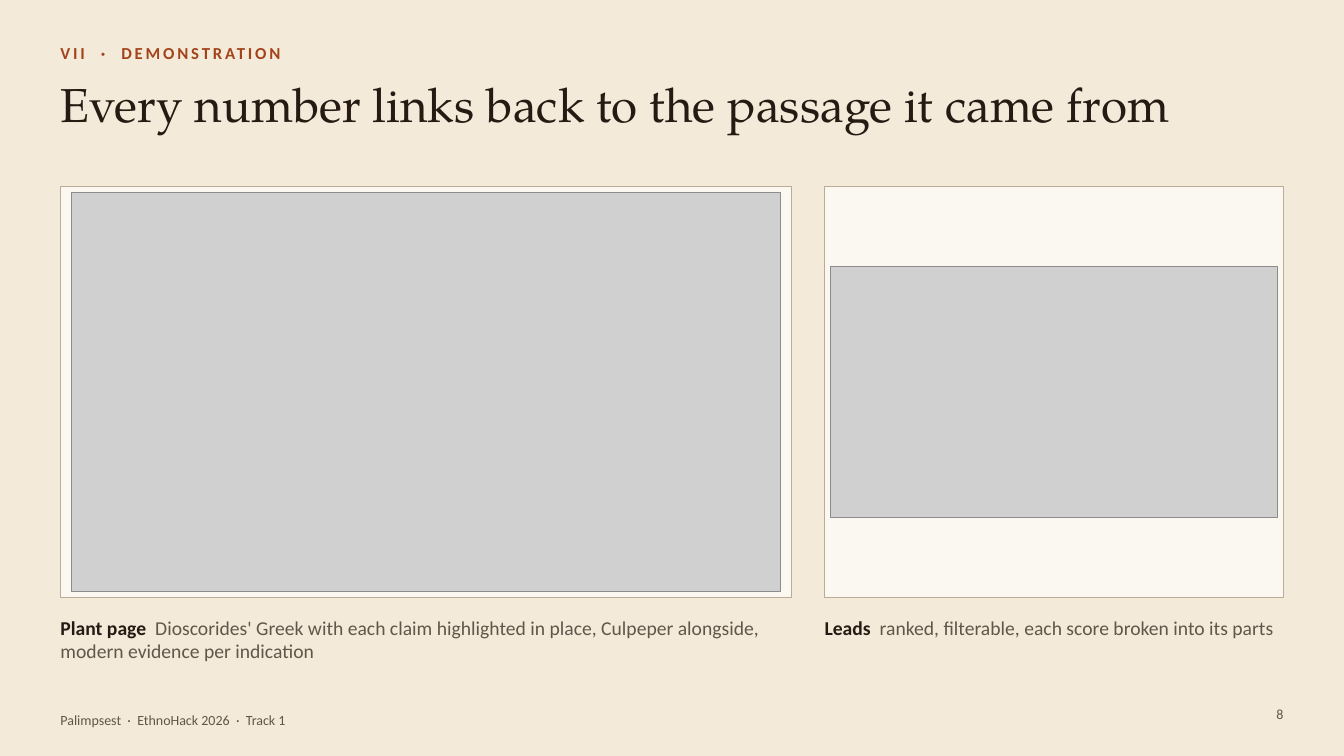
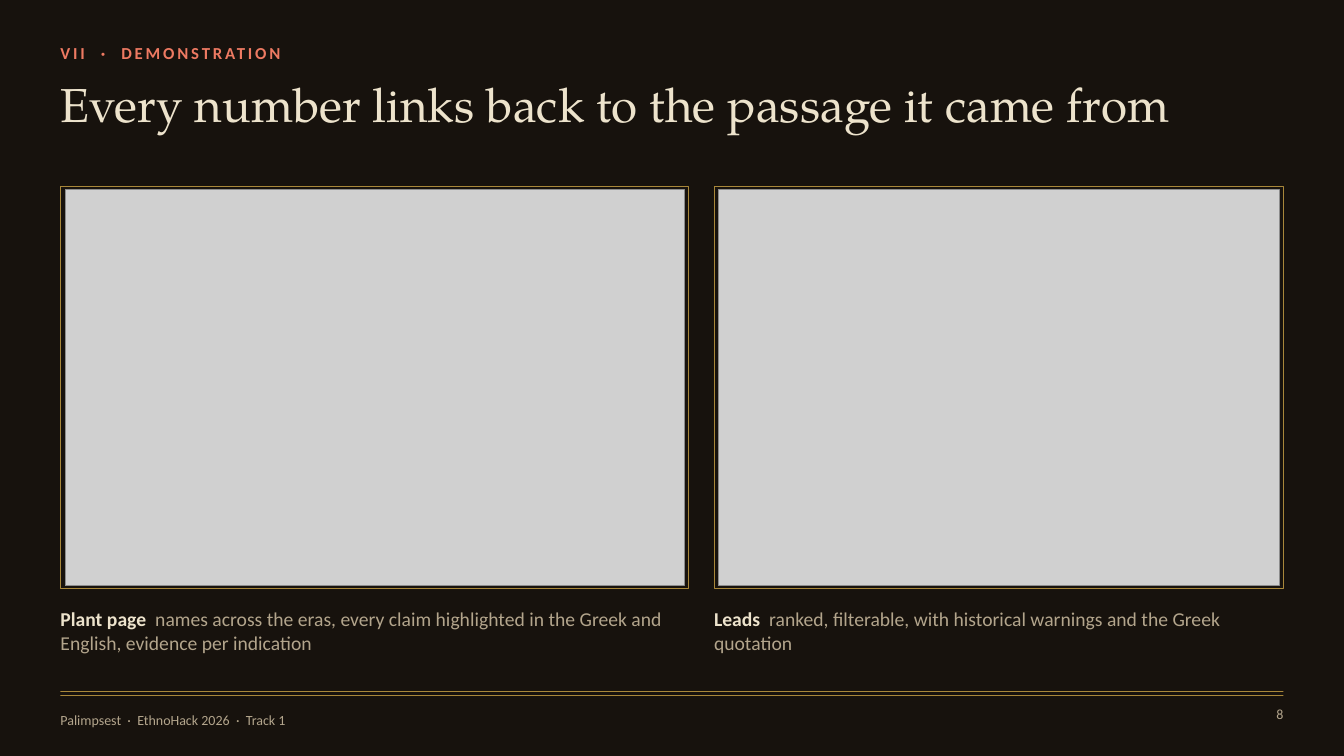
Before and after one commit to KaraAliOsman/palimpsest, a slide deck: slide 8 of docs/pitch/Palimpsest_EthnoHack2026.pptx. Drawn at 1344x756 pixels with LibreOffice and Linux fonts; fonts in the diff are those of the drawing; grey boxes stand for pictures. Boxes give left, top, right and bottom in pixels: in the first picture for what was removed or moved away, otherwise in the second. Text is boxed around its words. In the diff, an @@ line names an element or a change of style, - is before the commit and + after.

```diff
--- a/docs/pitch/Palimpsest_EthnoHack2026.pptx
+++ b/docs/pitch/Palimpsest_EthnoHack2026.pptx
@@ background #F3EADA to #17120D @@
@@ text "VII · DEMONSTRATION" at (60,42,1284,73): text colour #A3431A to #EE7A62 @@
@@ title "Every number links back to ..." at (60,87,1170,136): text colour #261A12 to #EDE3CC @@
@@ rectangle: place and size @@
-rectangle at (60,187,791,598)
+rectangle at (60,187,689,589)
@@ rectangle at (60,187,689,589): fill #FBF8F2 to #17120D; outline #BCAB96 0.75 pt to #A8873A 0.75 pt @@
@@ picture: place and size @@
-picture at (71,193,780,592)
+picture at (66,190,685,586)
@@ rectangle at (714,187,1284,589): fill #FBF8F2 to #17120D; outline #BCAB96 0.75 pt to #A8873A 0.75 pt @@
@@ rectangle: place and size @@
-rectangle at (825,187,1284,598)
+rectangle at (714,187,1284,589)
@@ picture: place and size @@
-picture at (831,266,1277,517)
+picture at (719,190,1279,586)
@@ text at (60,612,661,654): text changed; text colour #62554A to #B3A58C @@
-Plant page Dioscorides' Greek with each claim highlighted in place, Culpeper alongside, modern evidence per indication
+Plant page names across the eras, every claim highlighted in the Greek and English, evidence per indication
@@ text at (714,612,1220,653): text changed; text colour #62554A to #B3A58C @@
-Leads ranked, filterable, each score broken into its parts
+Leads ranked, filterable, with historical warnings and the Greek quotation
@@ text "Palimpsest · EthnoHack 2026 · ..." at (60,715,285,727): text colour #62554A to #B3A58C @@
@@ line added from (60, 692) to (1284, 692), #A8873A 0.5 pt @@
@@ line added from (60, 696) to (1284, 696), #A8873A 0.5 pt @@
@@ page number at (1276,709,1283,719): text colour #62554A to #B3A58C @@
```
Also in this commit, not shown: 9 other slides changed, 1 other file.
